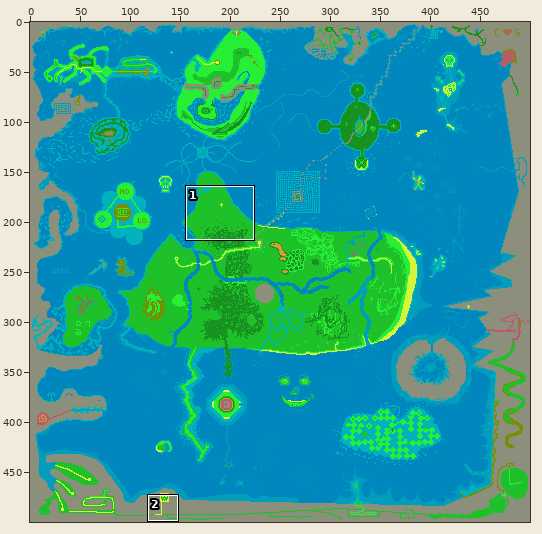
File history of a sprite sheet, app/assets/images/world_map.png. Above: a wide view before the commit, with the close-up outlined.
Close-up. Earlier state:
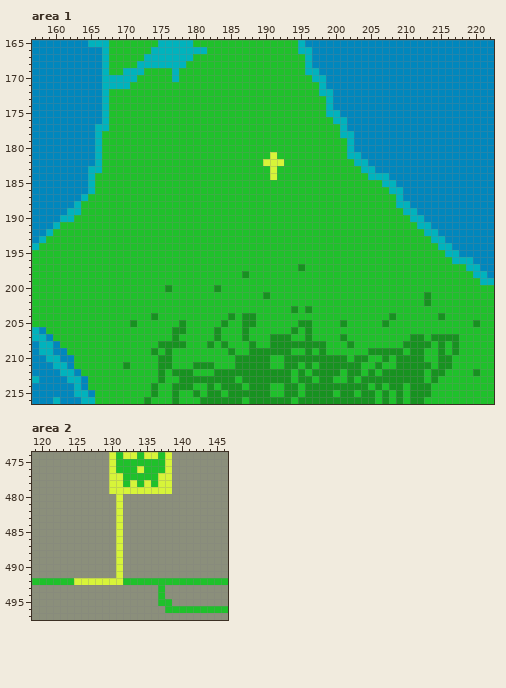
The file is 500x500 pixels. Shown: area 1: x 157..222, y 165..216; area 2: x 119..146, y 474..497.
After the commit:
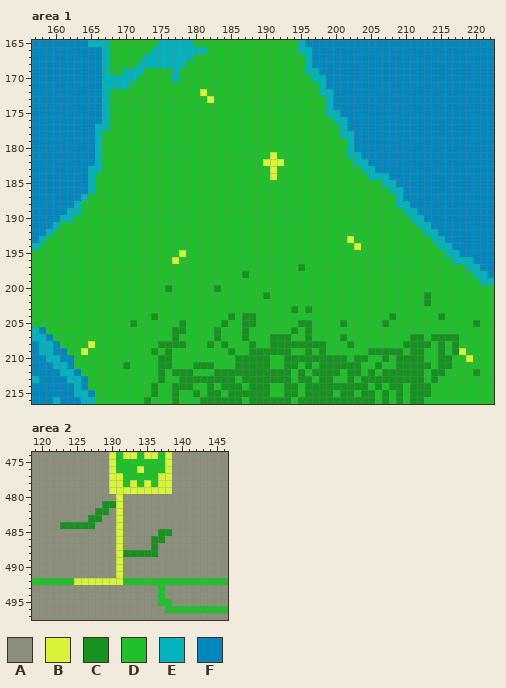
Palette (. is transparent): A #8b8f7b  B #d7f439  C #179220  D #1fc12b  E #00b3bd  F #0087bd
The edit:
Area 1:
y 172: x 181 D -> B
y 173: x 182 D -> B
y 193: x 202 D -> B
y 194: x 203 D -> B
y 195: x 178 D -> B
y 196: x 177 D -> B
y 208: x 165 D -> B
y 209: x 164 D -> B; x 218 D -> B
y 210: x 219 D -> B
Area 2:
y 481: x 129..130 AA -> CC
y 482: x 128..129 AA -> CC
y 483: x 127..128 AA -> CC
y 484: x 123..127 AAAAA -> CCCCC
y 485: x 137..138 AA -> CC
y 486: x 136..137 AA -> CC
y 487: x 136 A -> C
y 488: x 132..136 AAAAA -> CCCCC
Pixel boxes of the changes (left, top, right, bottom) in both close-ups:
changed: (200, 89, 214, 103)
changed: (347, 236, 361, 250)
changed: (172, 250, 186, 264)
changed: (81, 341, 95, 355)
changed: (459, 348, 473, 362)
changed: (60, 501, 172, 557)
